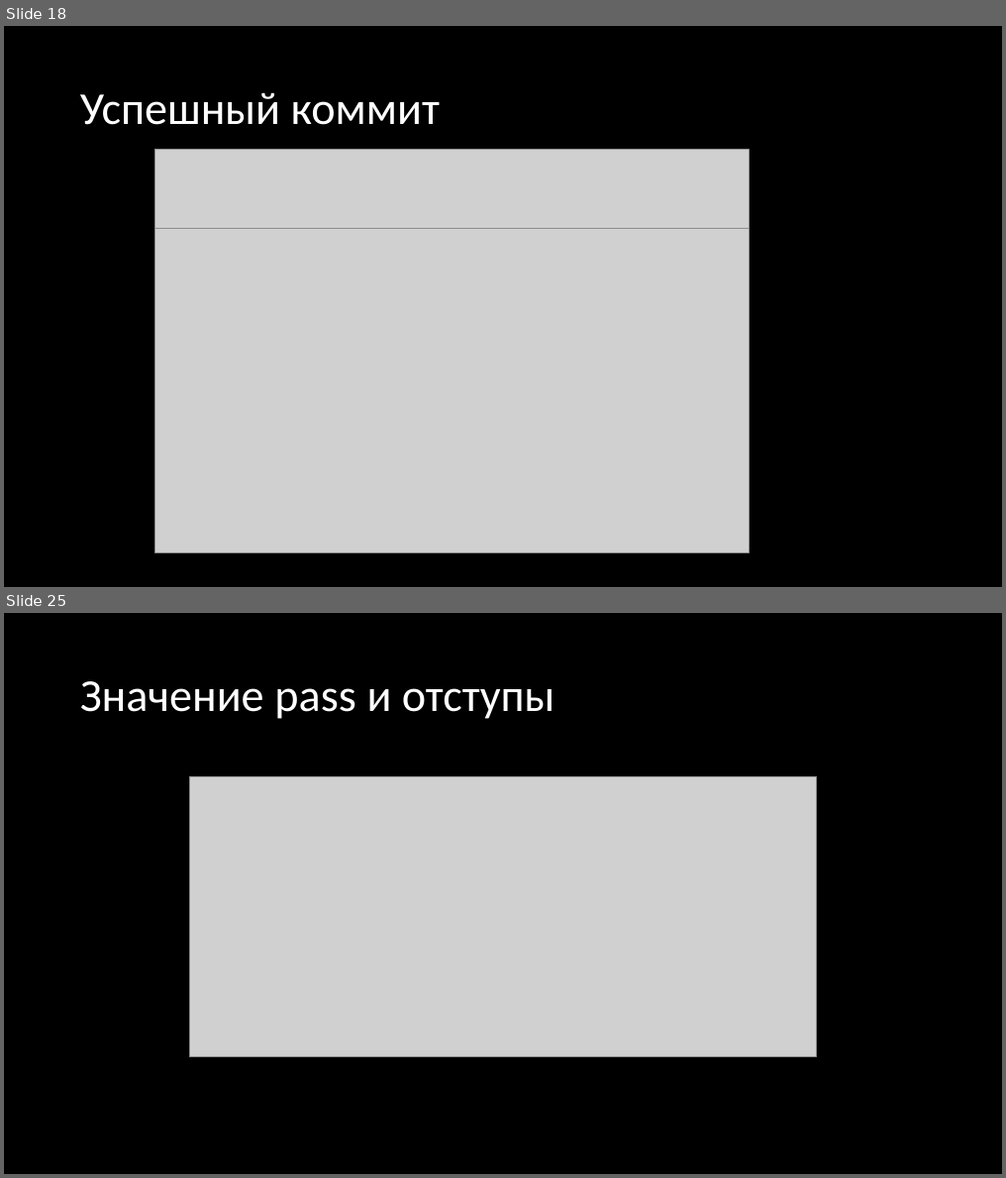
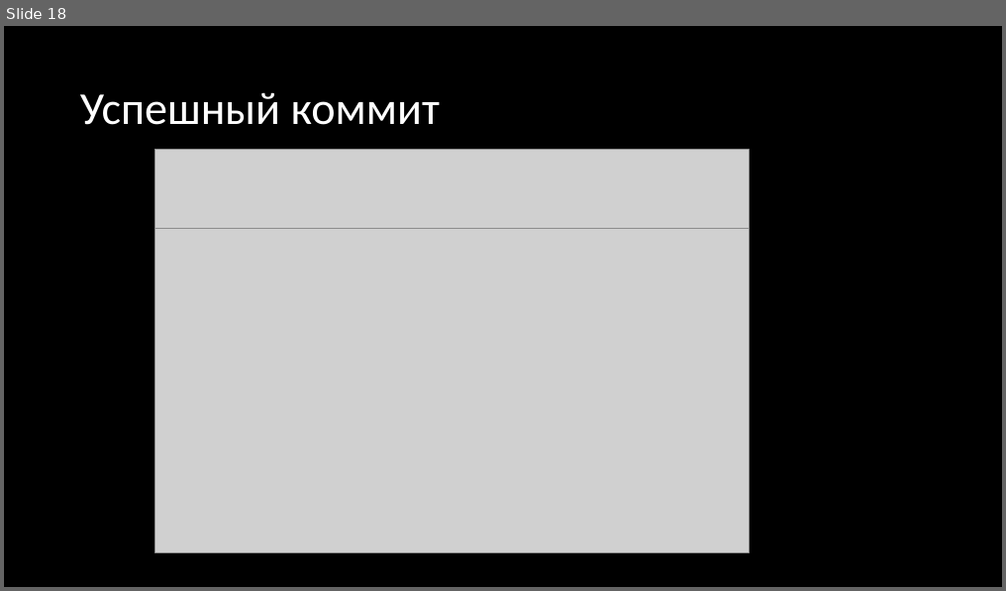
Before and after one commit to stsdmchv/OP-2022, a slide deck: Занятия/Занятие 1.pptx. Shown one above the other, each under a label of ours: slides 18 and 25 before the commit, slide 18 after it; the slides between them are not shown. The pictures are 1006x1178 and 1006x591 pixels, drawn with LibreOffice and Linux fonts; fonts in the diff are those of the drawing; grey boxes stand for pictures. Boxes give left, top, right and bottom in pixels: in the first picture for what was removed or moved away, otherwise in the second. Text is boxed around its words. In the diff, an @@ line names an element or a change of style, - is before the commit and + after.

```diff
--- a/Занятия/Занятие 1.pptx
+++ b/Занятия/Занятие 1.pptx
@@ slide 25 removed at bbox=[4, 613, 1002, 1174], background #000000 @@
@@ title removed at bbox=[80, 681, 555, 719] @@
-Значение pass и отступы
@@ picture removed at bbox=[190, 777, 817, 1057] @@
```
Also in this commit, not shown: 3 slides changed, 16 other slides removed, 1 other file.
